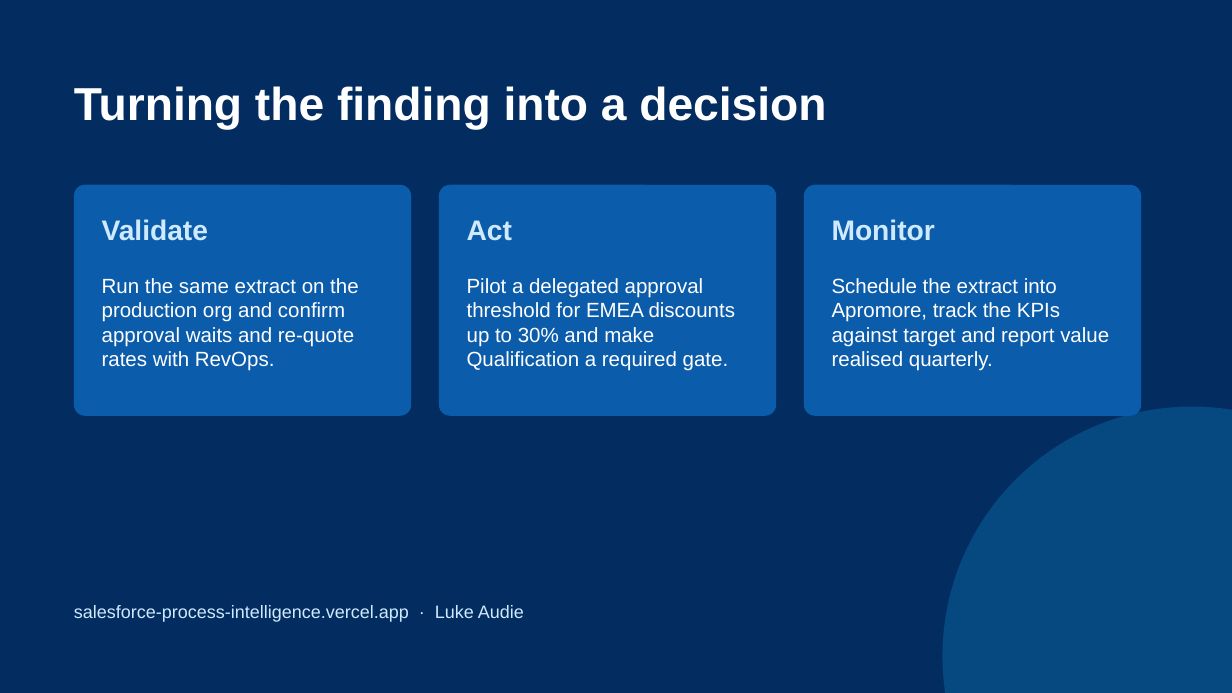
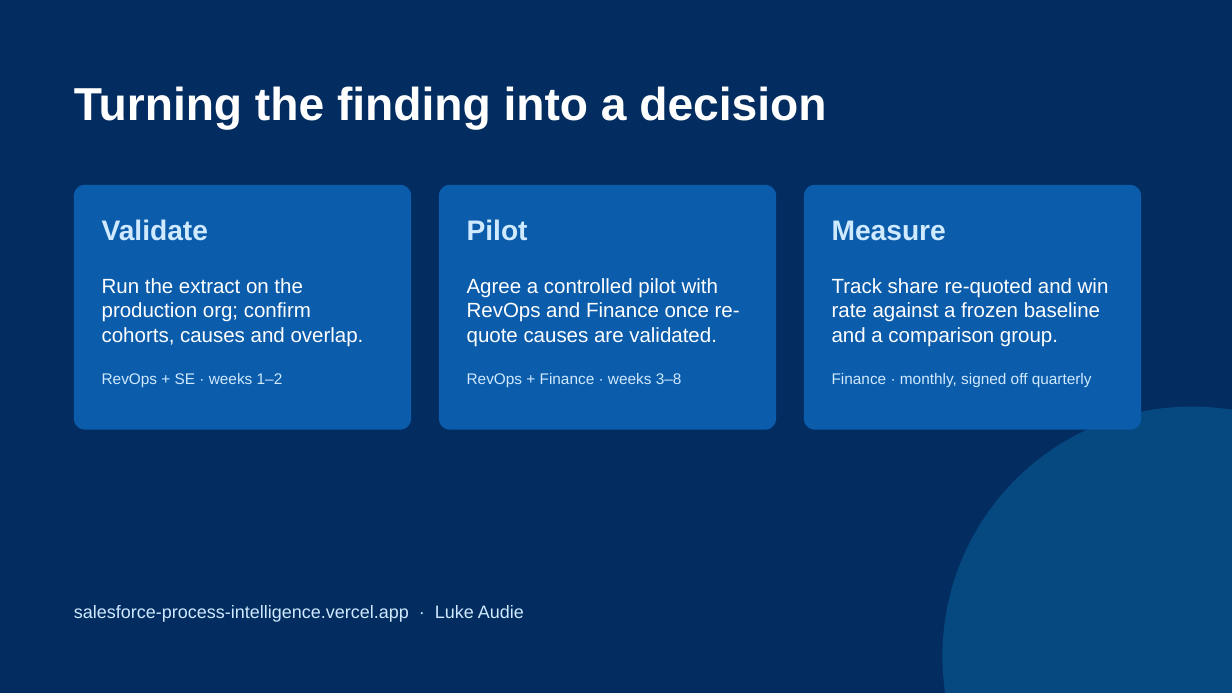
Before and after one commit to ch-lukas/salesforce-process-intelligence, a slide deck: slide 8 of deck/salesforce-process-intelligence.pptx. Drawn at 1232x693 pixels with LibreOffice and Linux fonts; fonts in the diff are those of the drawing. Boxes give left, top, right and bottom in pixels: in the first picture for what was removed or moved away, otherwise in the second. Text is boxed around its words. In the diff, an @@ line names an element or a change of style, - is before the commit and + after.

```diff
--- a/deck/salesforce-process-intelligence.pptx
+++ b/deck/salesforce-process-intelligence.pptx
@@ rounded rectangle resized from (x1=74, y1=185, x2=411, y2=416) to (x1=74, y1=185, x2=411, y2=430) @@
@@ rounded rectangle resized from (x1=439, y1=185, x2=776, y2=416) to (x1=439, y1=185, x2=776, y2=430) @@
@@ proportions changed in 3 elements at (x1=74, y1=185, x2=411, y2=430), (x1=439, y1=185, x2=776, y2=430), (x1=804, y1=185, x2=1141, y2=430) @@
@@ rounded rectangle resized from (x1=804, y1=185, x2=1141, y2=416) to (x1=804, y1=185, x2=1141, y2=430) @@
@@ text at (x1=467, y1=219, x2=528, y2=241): text changed; size 16 to 22 pt; text colour #FFFFFF to #CFE9FE; bold on @@
-Pilot a delegated approval threshold for EMEA discounts up to 30% and make Qualification a required gate.
+Pilot
@@ text removed at (x1=467, y1=220, x2=512, y2=241) @@
-Act
@@ text at (x1=832, y1=220, x2=946, y2=241): text changed @@
-Monitor
+Measure
@@ text at (x1=102, y1=278, x2=364, y2=347): text changed @@
-Run the same extract on the production org and confirm approval waits and re-quote rates with RevOps.
+Run the extract on the production org; confirm cohorts, causes and overlap.
@@ text added at (x1=467, y1=278, x2=740, y2=347), 16 pt, text #FFFFFF @@
+Agree a controlled pilot with RevOps and Finance once re-quote causes are validated.
@@ text at (x1=832, y1=278, x2=1109, y2=347): text changed @@
-Schedule the extract into Apromore, track the KPIs against target and report value realised quarterly.
+Track share re-quoted and win rate against a frozen baseline and a comparison group.
@@ text added at (x1=102, y1=373, x2=283, y2=387), 12 pt, text #CFE9FE @@
+RevOps + SE · weeks 1–2
@@ text added at (x1=467, y1=373, x2=682, y2=387), 12 pt, text #CFE9FE @@
+RevOps + Finance · weeks 3–8
@@ text added at (x1=832, y1=373, x2=1092, y2=387), 12 pt, text #CFE9FE @@
+Finance · monthly, signed off quarterly
```
Also in this commit, not shown: 7 other slides changed, 25 other files.
